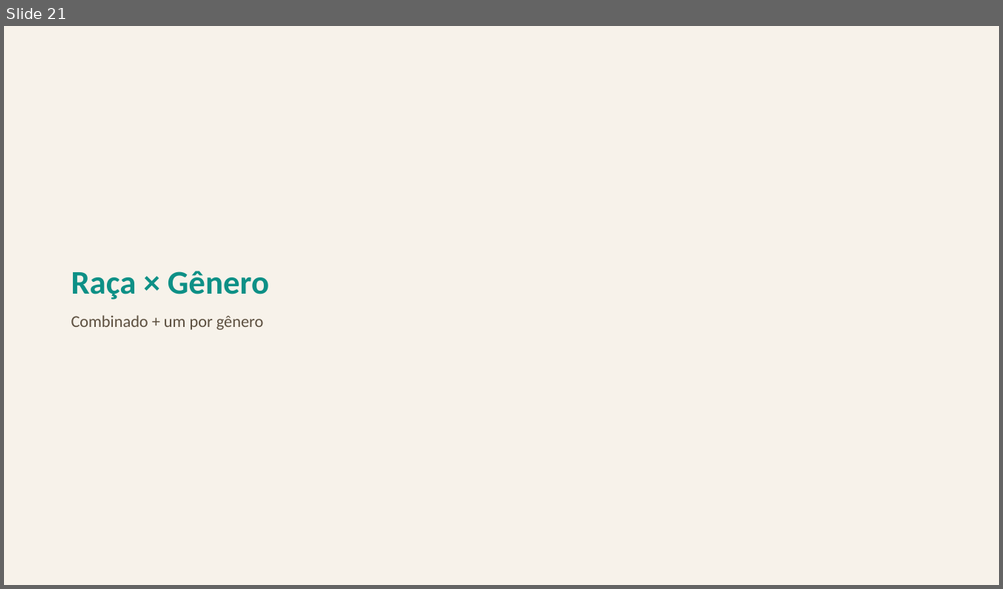
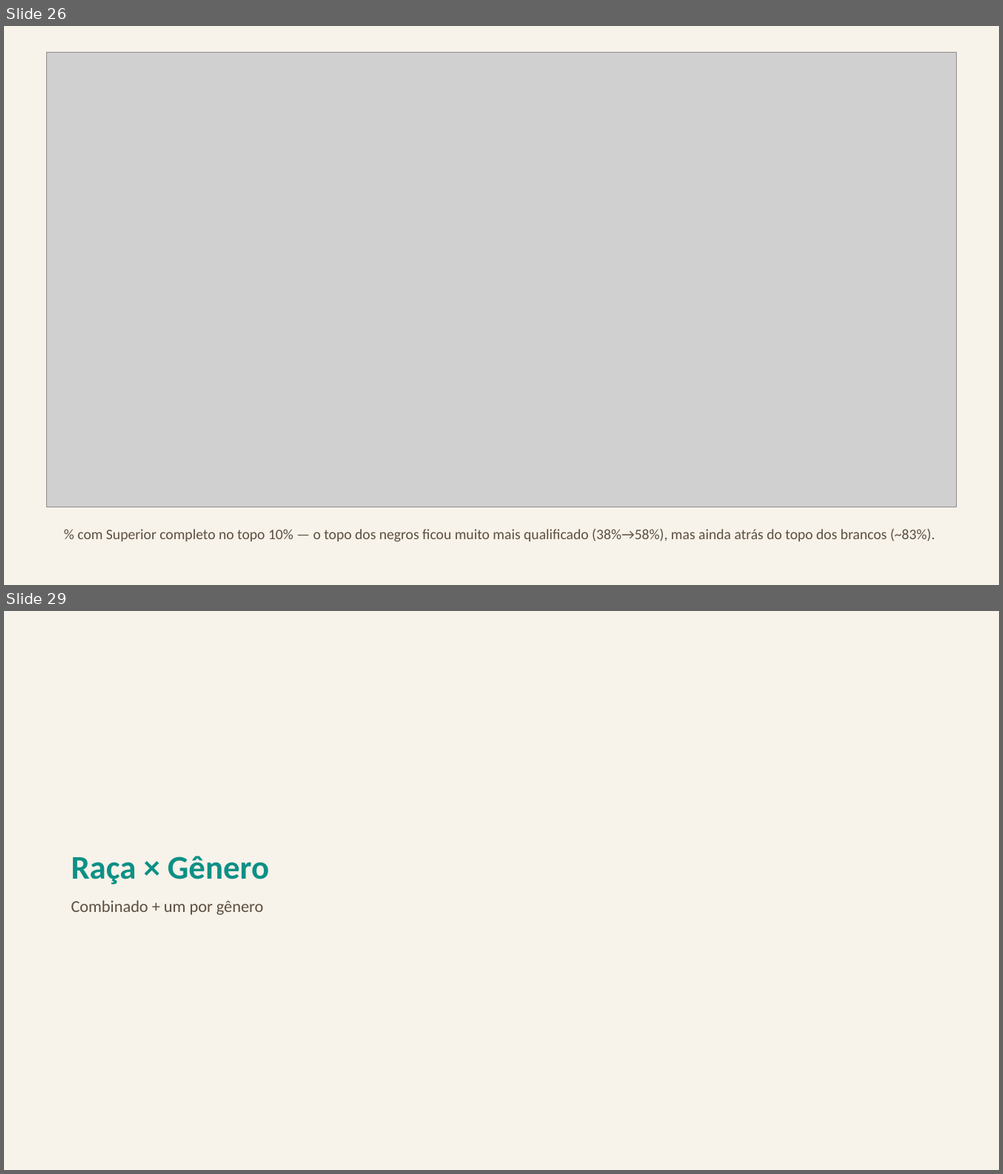
Before and after one commit to FelipeSantanaJ/Hub-Racial-Brasil, a slide deck: docs/Datahub_Racial_Brasil_Fase1.pptx. Shown one above the other, each under a label of ours: slide 21 before the commit, slides 26 and 29 after it; the slides between them are not shown. The pictures are 1003x589 and 1003x1174 pixels, drawn with LibreOffice and Linux fonts; fonts in the diff are those of the drawing; grey boxes stand for pictures. Boxes give left, top, right and bottom in pixels: in the first picture for what was removed or moved away, otherwise in the second. Text is boxed around its words. In the diff, an @@ line names an element or a change of style, - is before the commit and + after.

Commit message:
Adiciona análise por geração e perfil do topo 10% de renda por raça
Resolve o viés de "faixa etária não acompanha as mesmas pessoas" (a PNAD
Contínua é um corte transversal repetido, não um painel de décadas):
adiciona geração como coorte de nascimento sintética (Baby Boomer/Geração
X/Millennial/Geração Z, método de Deaton 1985) e o hiato racial calculado
DENTRO de cada geração ao longo do tempo, em vez de misturar coortes
diferentes que passam pela mesma faixa etária em anos diferentes. Achado:
o hiato do Baby Boomer cresce conforme a coorte envelhece na janela
observada — provável efeito de seleção em quem permanece no mercado.

Adiciona também o perfil de quem está no topo 10% de renda DENTRO de cada
raça (limiar P90 próprio de Branca e de Negra, não um corte único pro
Brasil), decomposto por gênero/faixa etária/geração/escolaridade,
histórico desde 2012. Achado mais forte: o topo 10% dos negros ficou muito
mais escolarizado (38%→58% com Superior completo), mas ainda atrás do
topo dos brancos (~83%). Documenta o efeito de "heaping" de renda
autodeclarada (concentração em valores redondos) que faz o corte capturar
um pouco mais que 10% de fato, com uma coluna de diagnóstico transparente
em vez de uma correção de desempate fora de escopo.

59 gráficos (era 53), apresentação com 77 slides (era 69), 19 datasets
(era 16).

```diff
--- a/docs/Datahub_Racial_Brasil_Fase1.pptx
+++ b/docs/Datahub_Racial_Brasil_Fase1.pptx
@@ slide 26 added at (4,26,999,585), background #F7F2EA @@
@@ picture added at (46,52,957,507) @@
@@ text added at (77,529,935,543), 14 pt, text #5C4F3F @@
+% com Superior completo no topo 10% — o topo dos negros ficou muito mais qualificado (38%→58%), mas ainda atrás do topo dos brancos (~83%).
@@ what was slide 21 is now slide 29 @@
```
Also in this commit, not shown: 7 other slides added, 32 other files.
